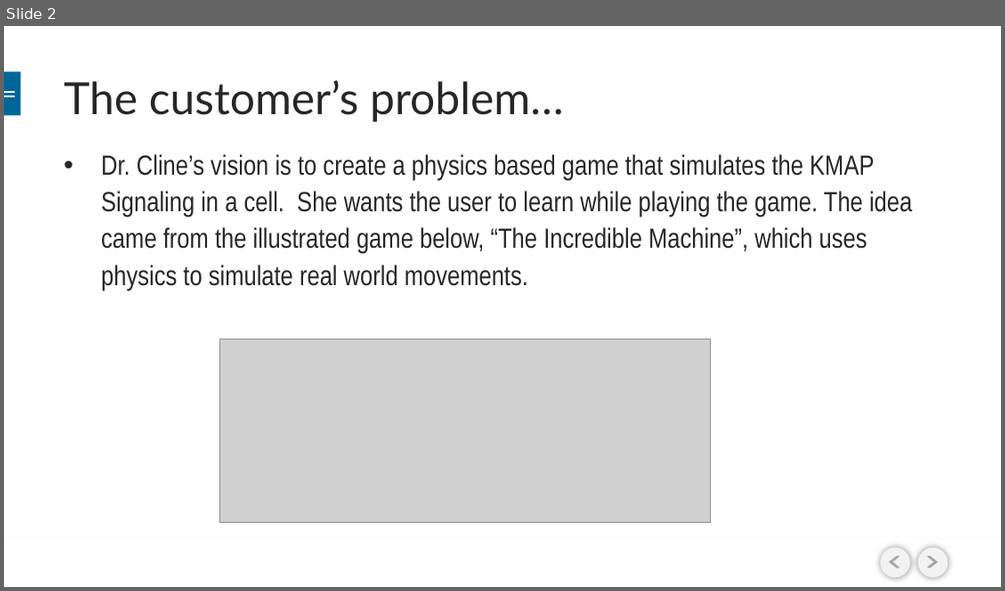
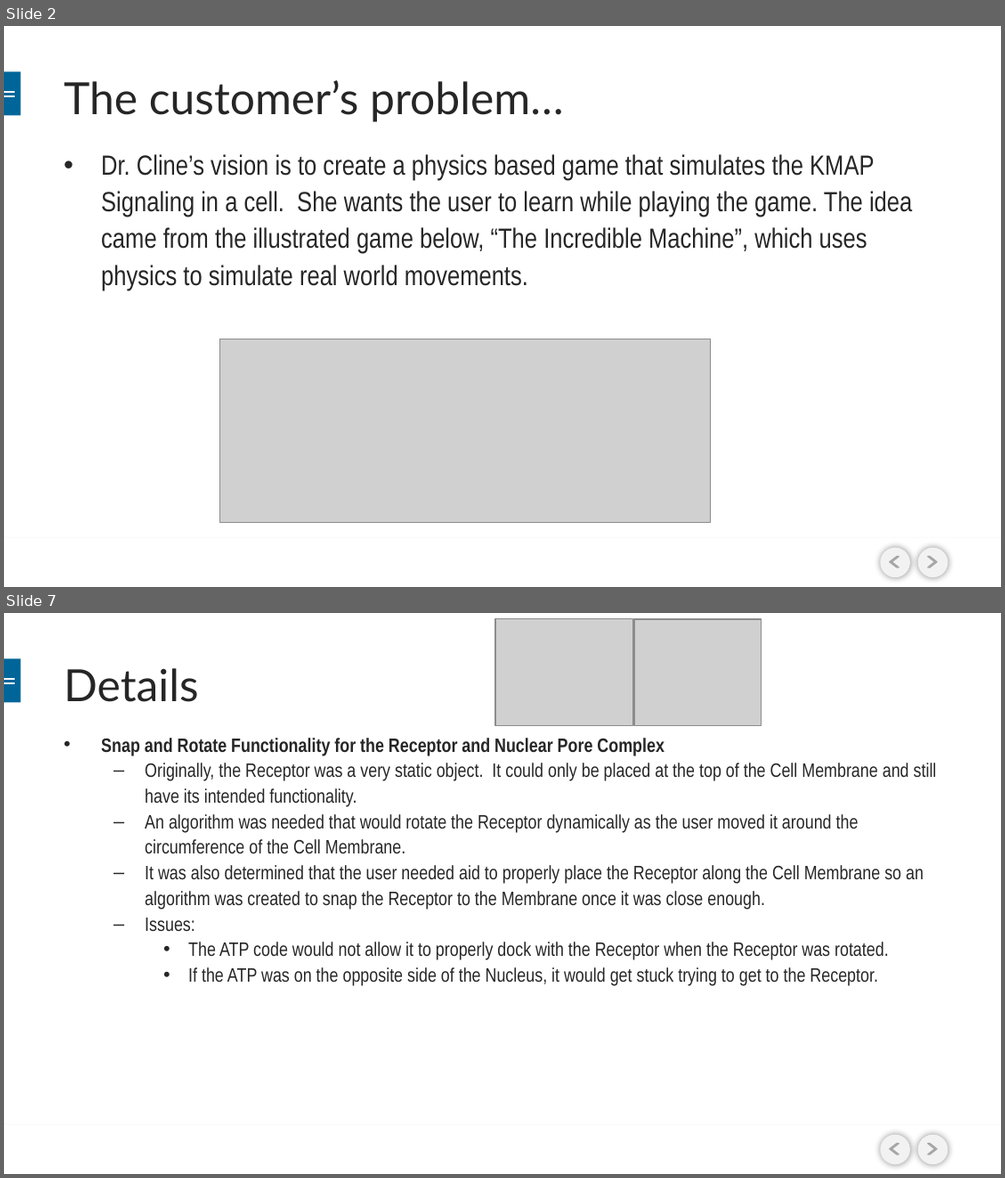
Before and after one commit to BioRubeBotProject/2015-Fall, a slide deck: Documents/BIORUBEBOT- CS452.pptx. Shown one above the other, each under a label of ours: slide 2 before the commit, slides 2 and 7 after it; the slides between them are not shown. The pictures are 1005x591 and 1005x1178 pixels, drawn with LibreOffice and Linux fonts; fonts in the diff are those of the drawing; grey boxes stand for pictures; background and template pictures are left out. Boxes give left, top, right and bottom in pixels: in the first picture for what was removed or moved away, otherwise in the second. Text is boxed around its words. In the diff, an @@ line names an element or a change of style, - is before the commit and + after.

```diff
--- a/Documents/BIORUBEBOT- CS452.pptx
+++ b/Documents/BIORUBEBOT- CS452.pptx
@@ slide 7 added at <box>4,613,1001,1174</box>, background picture (left out); not listed: 8 template elements that a slide beside it also shows @@
@@ picture added at <box>495,619,633,726</box> @@
@@ picture added at <box>634,619,761,724</box> @@
@@ title added at <box>64,668,198,702</box>, 32 pt, text #262626 @@
+Details
@@ text added at <box>101,738,937,986</box>, 14 pt, text #262626 @@
+• Snap and Rotate Functionality for the Receptor and Nuclear Pore Complex
+  – Originally, the Receptor was a very static object. It could only be placed at the top of the Cell Membrane and still have its intended functionality.
+  – An algorithm was needed that would rotate the Receptor dynamically as the user moved it around the circumference of the Cell Membrane.
+  – It was also determined that the user needed aid to properly place the Receptor along the Cell Membrane so an algorithm was created to snap the Receptor to the Membrane once it was close enough.
+  – Issues:
+    • The ATP code would not allow it to properly dock with the Receptor when the Receptor was rotated.
+    • If the ATP was on the opposite side of the Nucleus, it would get stuck trying to get to the Receptor.
```
Also in this commit, not shown: 9 slides changed, 1 other slide added, 5 other files.
